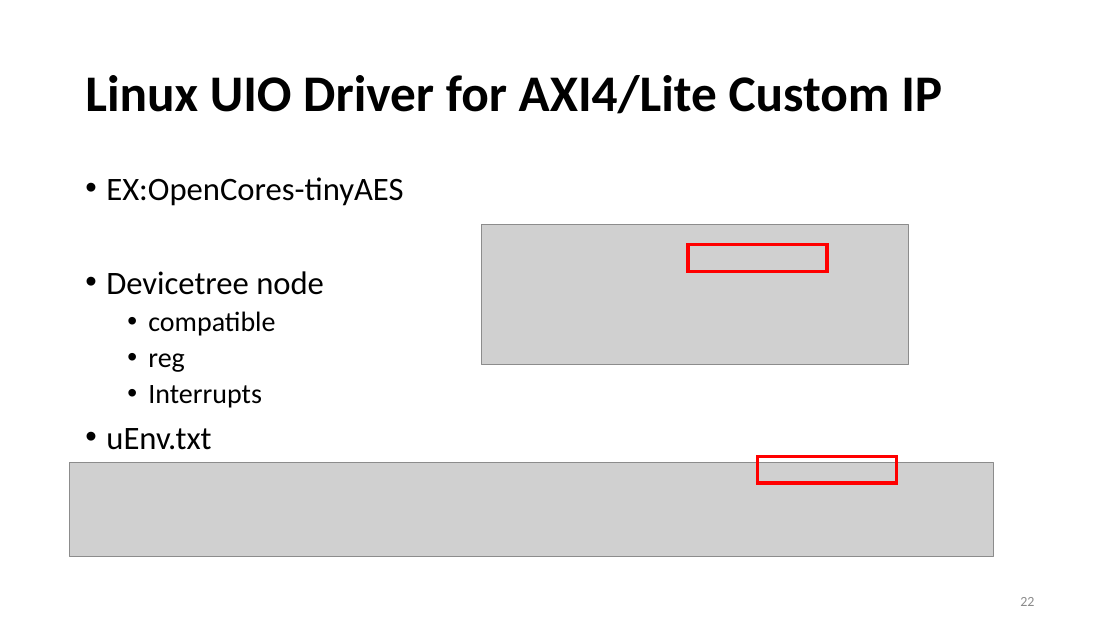
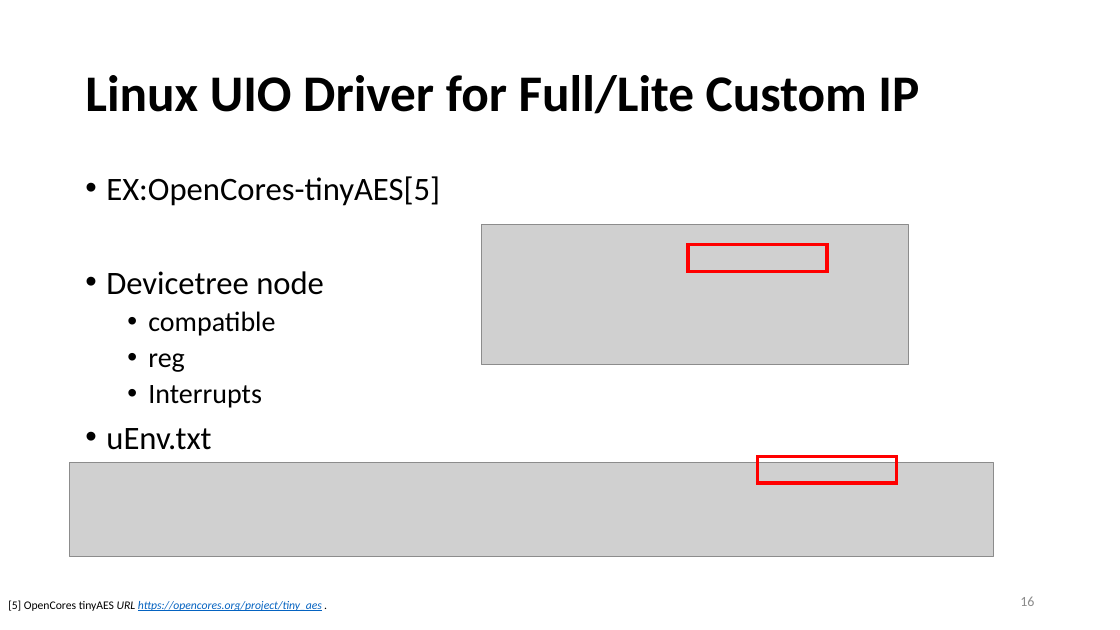
Before and after one commit to yllibliu/presentation, a slide deck: slide 16 of UIO.pptx (slide 22 before the commit). Drawn at 1120x630 pixels with LibreOffice and Linux fonts; fonts in the diff are those of the drawing; grey boxes stand for pictures. Boxes give left, top, right and bottom in pixels: in the first picture for what was removed or moved away, otherwise in the second. Text is boxed around its words. In the diff, an @@ line names an element or a change of style, - is before the commit and + after.

```diff
--- a/UIO.pptx
+++ b/UIO.pptx
@@ title at (85, 75, 919, 114): text changed @@
-Linux UIO Driver for AXI4/Lite Custom IP
+Linux UIO Driver for Full/Lite Custom IP
@@ text at (106, 176, 440, 206): text changed @@
-• EX:OpenCores-tinyAES
+• EX:OpenCores-tinyAES[5]
@@ page number at (1020, 597, 1034, 606): text changed @@
-22
+16
@@ text added at (8, 600, 322, 611), 10 pt, text #0563C1, italic, underline @@
+[5] OpenCores tinyAES URL https://opencores.org/project/tiny_aes .
```
Also in this commit, not shown: 33 other slides changed, 3 slides added, 3 slides removed, 1 other file.
